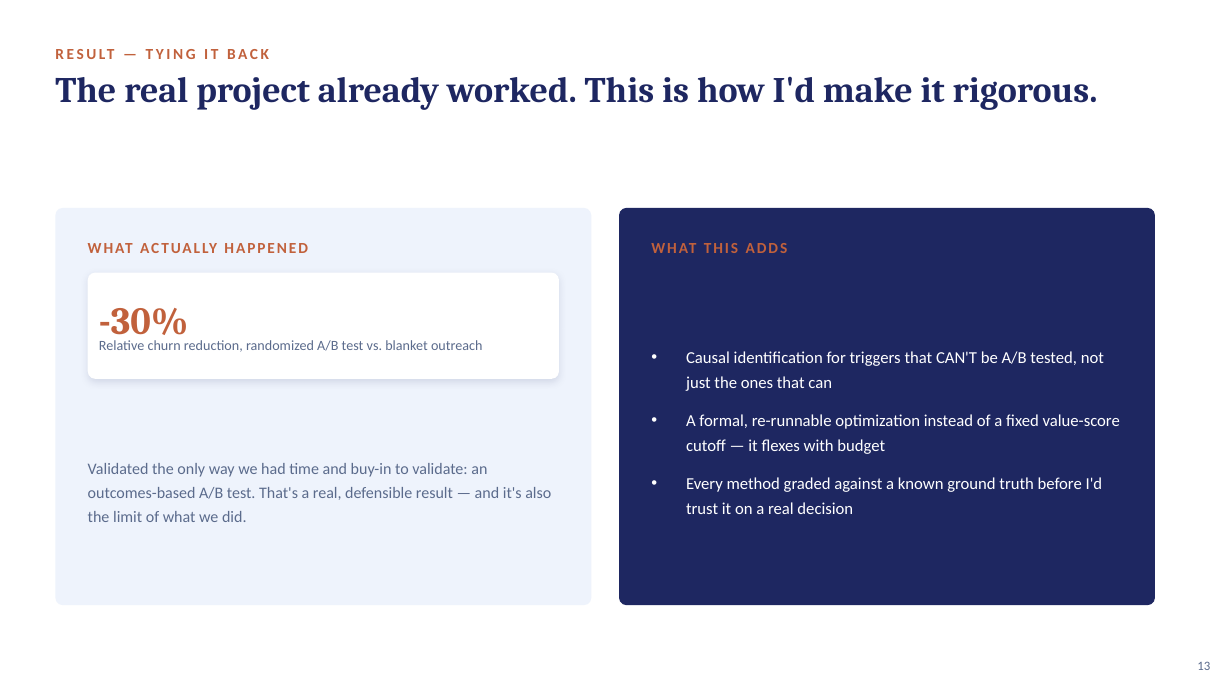
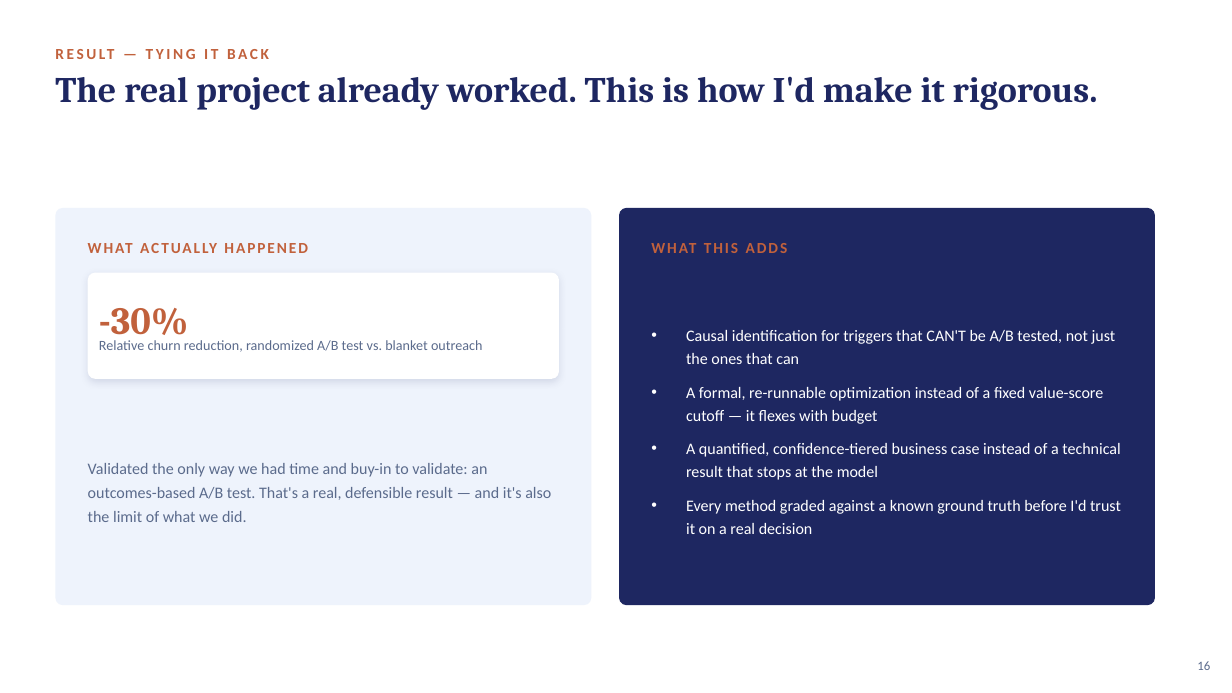
Before and after one commit to crystal1361/DDA-Retention, a slide deck: slide 16 of deck/vanguard_dda_deck.pptx (slide 13 before the commit). Drawn at 1232x693 pixels with LibreOffice and Linux fonts; fonts in the diff are those of the drawing. Boxes give left, top, right and bottom in pixels: in the first picture for what was removed or moved away, otherwise in the second. Text is boxed around its words. In the diff, an @@ line names an element or a change of style, - is before the commit and + after.

Commit message:
Rebuild deck: 18 slides incl. DoubleML + business impact

```diff
--- a/deck/vanguard_dda_deck.pptx
+++ b/deck/vanguard_dda_deck.pptx
@@ text at (x1=686, y1=330, x2=1121, y2=534): size 13 to 12.5 pt in "Causal identification for triggers that CAN'T be ...", "A formal, re-runnable optimization instead of a ...", "Every method graded against a known ground ..."; line spacing 1.25 to 1.2; less space between paragraphs @@
@@ text at (x1=686, y1=443, x2=1120, y2=480): paragraph added @@
+• A quantified, confidence-tiered business case instead of a technical result that stops at the model
@@ text at (x1=1197, y1=661, x2=1210, y2=670): text changed @@
-13
+16
```
Also in this commit, not shown: 10 other slides changed, 3 slides added, 2 other files.
